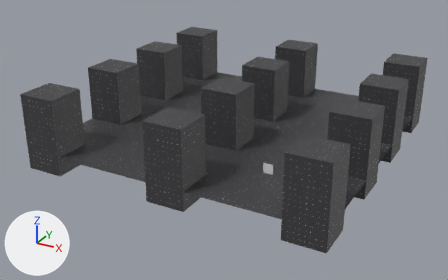
One commit to the Blender file SURVOY_ENGINE/assets/Level_0/level.blend: the scene before it, then after it.
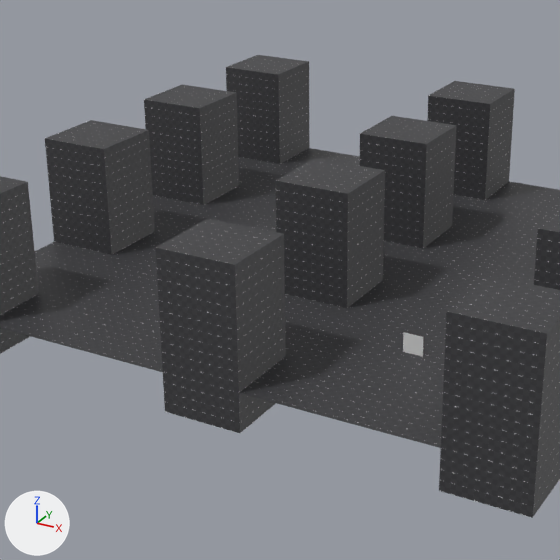
Each version is shown whole from a 50 mm lens placed at (44.0, -113.3, 52.5), pointed at (-16.0, -4.2, -2.1), then close up on the part from 15% to 76% of the width and 0% to 98% of the height. Arrows for +X, +Y and +Z are at lower left; the lights stay in place.

Names of what the first close-up shows: 'BLOCK_2_1', 'BLOCK_2_1.001', 'BLOCK_2_1.004', 'BLOCK_2_1.005', 'BLOCK_2_1.006', 'BLOCK_2_1.007', 'BLOCK_2_1.008', 'BLOCK_2_1.009', 'BLOCK_2_1.010', 'BLOCK_2_1.011', 'FLOOR', 'PLAYER_START'.
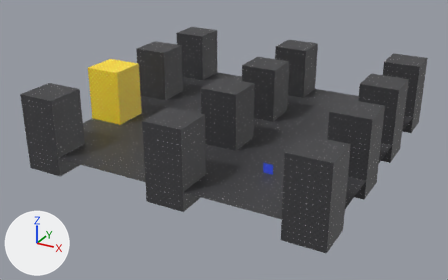
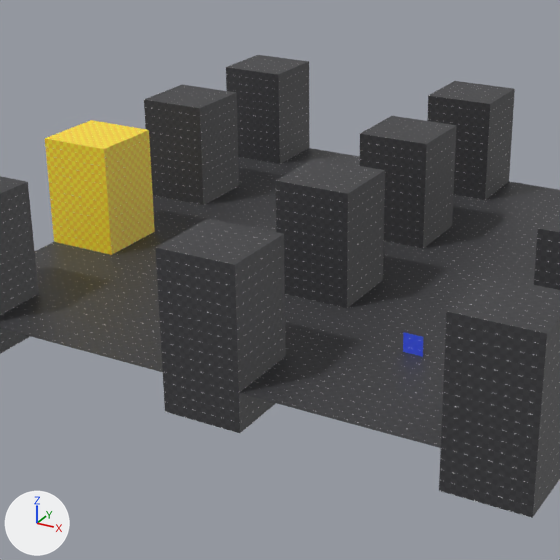
Where the change shows, as pixel boxes [x1, y1, x2, y2] in the close-ups (560 x 560 px):
```json
{"object": "BLOCK_2_1.006", "change": "surface changed", "before": [45, 120, 155, 255], "after": [45, 120, 155, 255], "on screen": "black to yellow"}
{"object": "PLAYER_START", "change": "recoloured", "before": [403, 332, 423, 357], "after": [403, 332, 423, 357], "on screen": "grey to blue"}
```

Edits to the scene script, one JSON object a line:
```json
{"op": "add", "block": "img_blue_512_png", "code": ["img_blue_512_png = load_image('blue_512.png', 'textures/blue_512.png', 512, 512, 'sRGB')"]}
{"op": "add", "block": "img_yellow_512_png", "code": ["img_yellow_512_png = load_image('yellow_512.png', 'textures/yellow_512.png', 512, 512, 'sRGB')"]}
{"op": "set", "path": "mat_material_046.texture", "old": "img_grey_512_png_035", "new": "img_yellow_512_png"}
{"op": "add", "block": "mat_material_052", "code": ["mat_material_052 = principled_material('Material.052')", "mat_material_052.texture = img_blue_512_png"]}
{"block": "me_plane_002", "where": "me_plane_002.from_pydata(...)  # 4 vertices, 1 face; spans x -1.0..1.0, y -1.0..1.0, z 0.0"}
{"op": "add", "block": "me_plane_002", "code": "me_plane_002.materials.append(mat_material_052)  # picture img_blue_512_png"}
```
